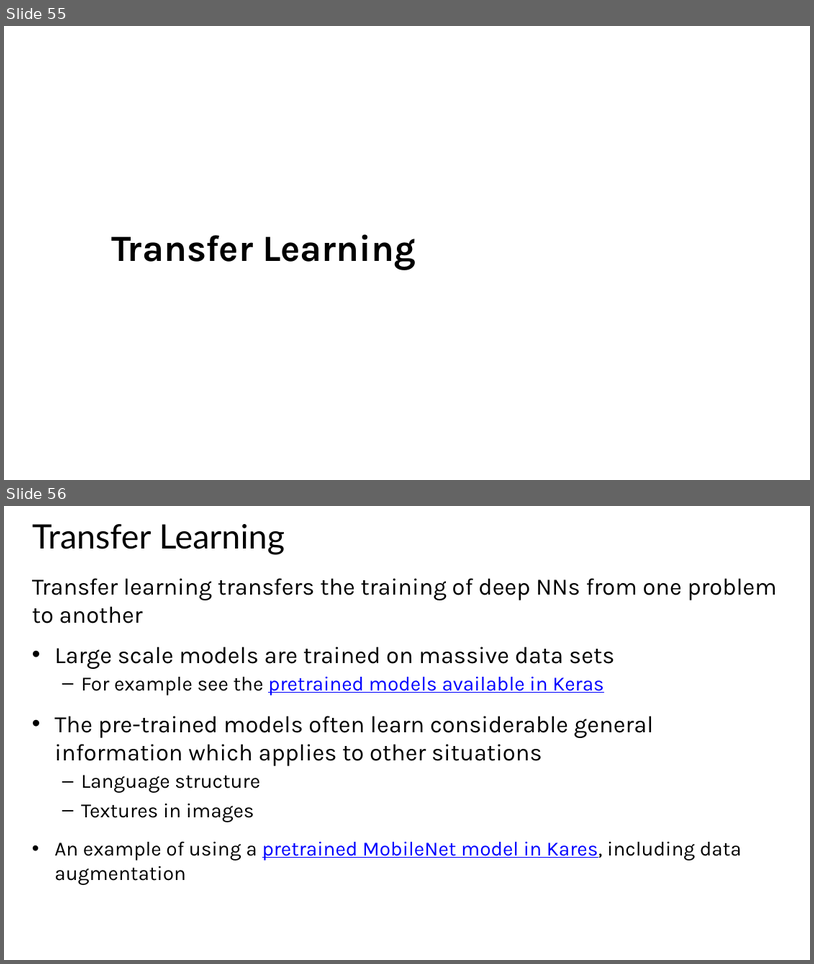
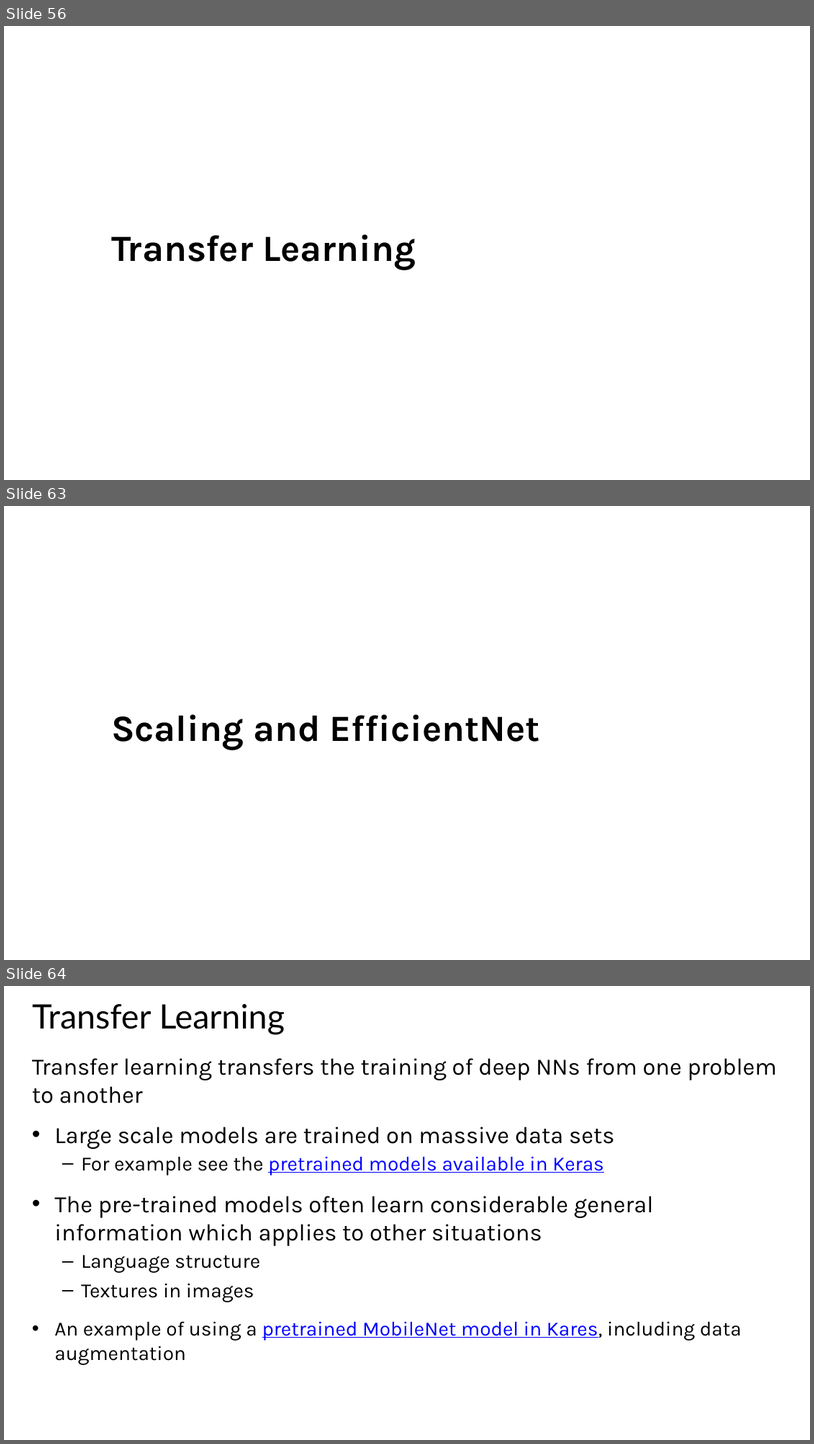
Before and after one commit to StephenElston/CSCI-E25, a slide deck: Slides/6_ConvolutionalNNs.pptx. Shown one above the other, each under a label of ours: slides 55 and 56 before the commit, slides 56, 63 and 64 after it; the slides between them are not shown. The pictures are 814x964 and 814x1444 pixels, drawn with LibreOffice and Linux fonts; fonts in the diff are those of the drawing. Boxes give left, top, right and bottom in pixels: in the first picture for what was removed or moved away, otherwise in the second. Text is boxed around its words. In the diff, an @@ line names an element or a change of style, - is before the commit and + after.

```diff
--- a/Slides/6_ConvolutionalNNs.pptx
+++ b/Slides/6_ConvolutionalNNs.pptx
@@ slide 63 added at bbox=[4, 506, 810, 960], background #FFFFFF @@
@@ subtitle added at bbox=[111, 714, 540, 749], 44 pt, text #000000, bold @@
+Scaling and EfficientNet
@@ what was slide 55 is now slide 56 @@
@@ what was slide 56 is now slide 64 @@
```
Also in this commit, not shown: 7 other slides added.
